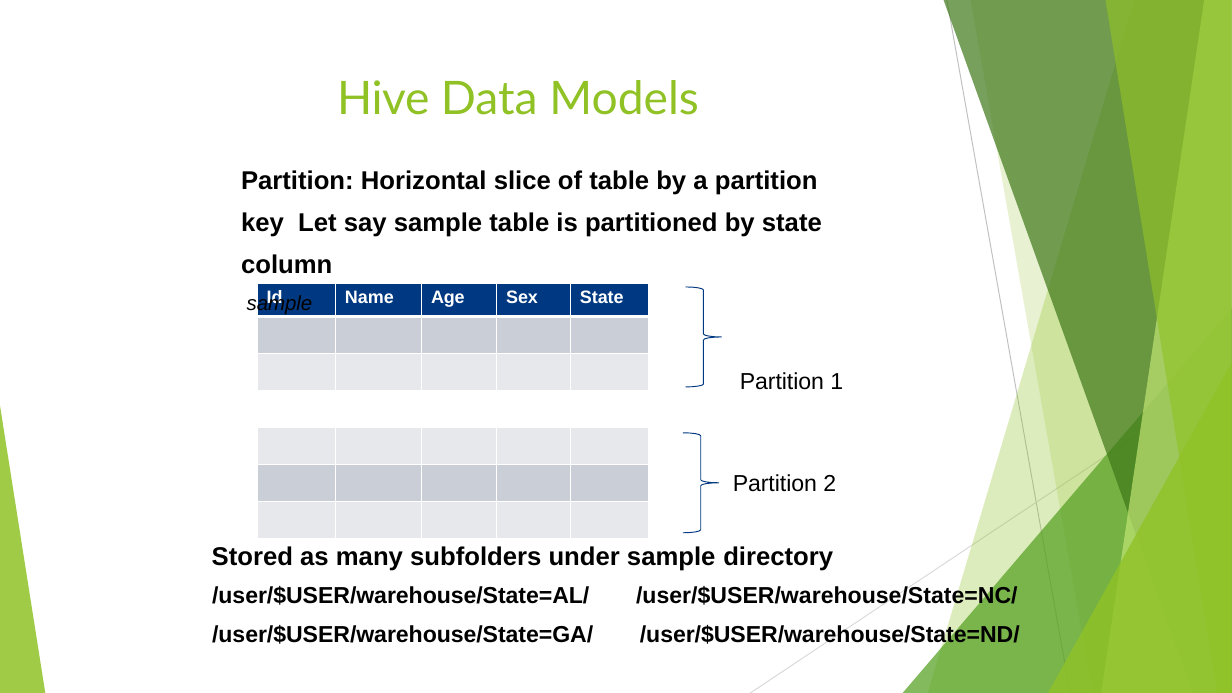
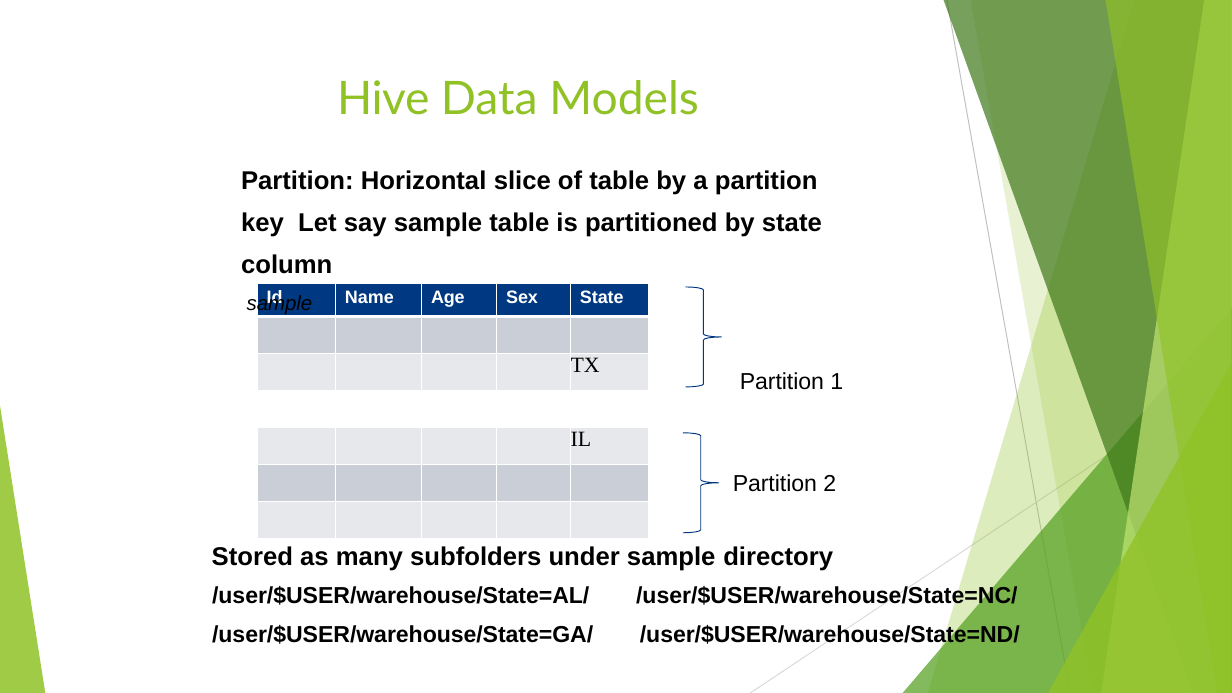
Before and after one commit to hariharanl/HadoopDevVagrant, a slide deck: slide 23 of 4.HIVE/HIVE.pptx. Drawn at 1232x693 pixels with LibreOffice and Linux fonts; fonts in the diff are those of the drawing; background and template pictures are left out. Boxes give left, top, right and bottom in pixels: in the first picture for what was removed or moved away, otherwise in the second. Text is boxed around its words. In the diff, an @@ line names an element or a change of style, - is before the commit and + after.

```diff
--- a/4.HIVE/HIVE.pptx
+++ b/4.HIVE/HIVE.pptx
@@ table at box(258, 284, 650, 539) @@
+row 3:  |  |  |  | TX
+row 4:  |  |  |  | 
+row 5:  |  |  |  | IL
-row 5:  |  |  |  | 
-row 6:  |  |  |  | 
-row 7:  |  |  |  | 
```
Also in this commit, not shown: 4 other slides changed, 3 other files.
